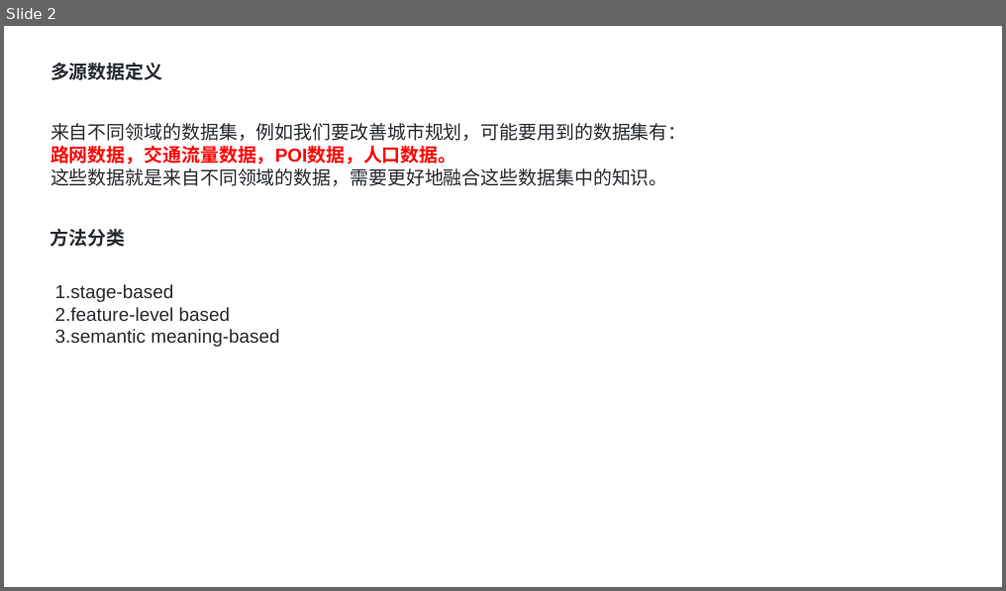
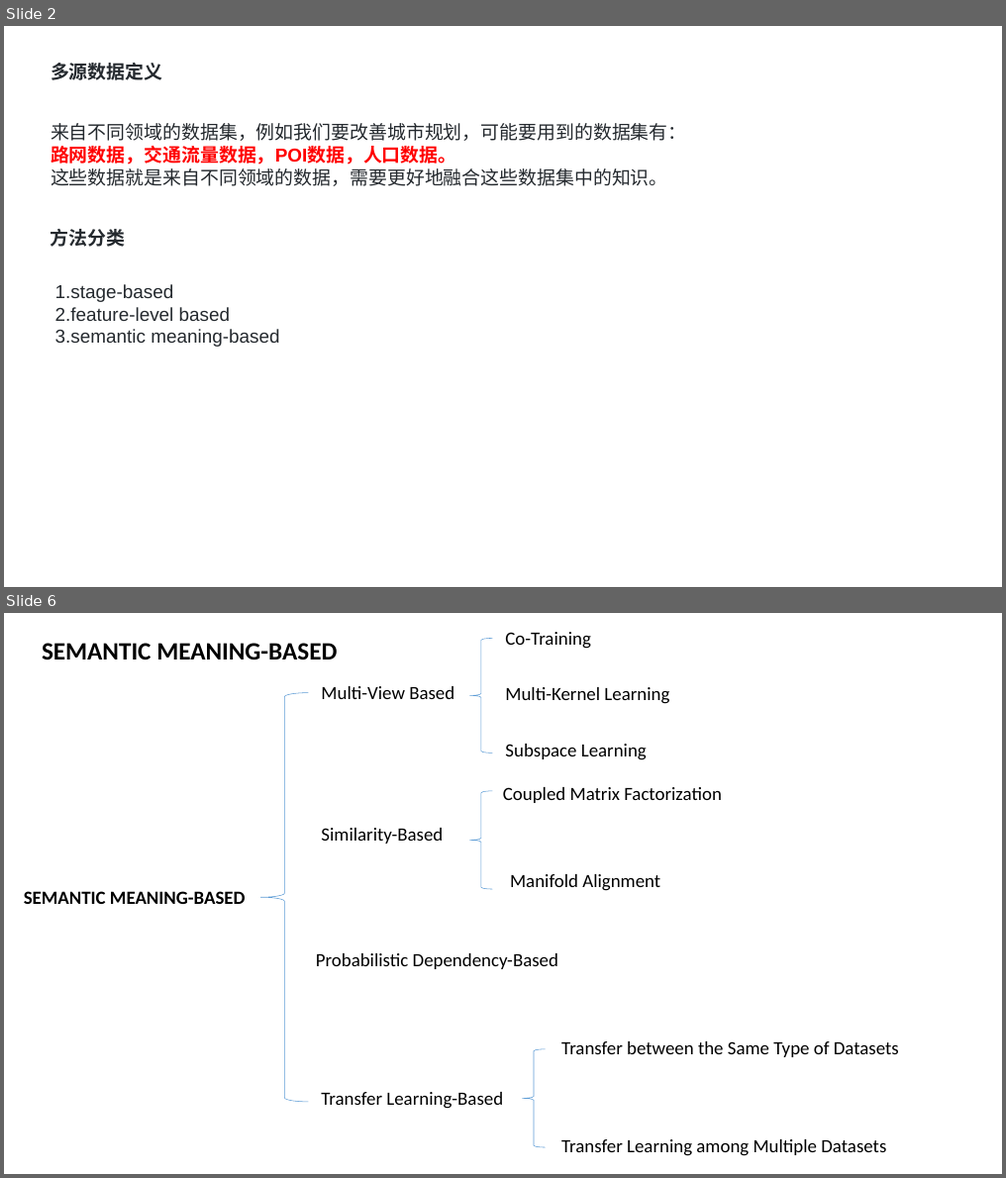
Before and after one commit to zhengsai168/zhengsai-awesome, a slide deck: paper-note/Urban-Computing/多源数据融合-综述.pptx. Shown one above the other, each under a label of ours: slide 2 before the commit, slides 2 and 6 after it; the slides between them are not shown. The pictures are 1006x591 and 1006x1178 pixels, drawn with LibreOffice and Linux fonts; fonts in the diff are those of the drawing. Boxes give left, top, right and bottom in pixels: in the first picture for what was removed or moved away, otherwise in the second. Text is boxed around its words. In the diff, an @@ line names an element or a change of style, - is before the commit and + after.

```diff
--- a/paper-note/Urban-Computing/多源数据融合-综述.pptx
+++ b/paper-note/Urban-Computing/多源数据融合-综述.pptx
@@ slide 6 added at (4, 613, 1002, 1174), background #FFFFFF @@
@@ left brace added at (469, 639, 492, 753), outline #5B9BD5 0.5 pt @@
@@ text added at (505, 632, 590, 649), 18 pt, text #000000 @@
+Co-Training
@@ text added at (42, 643, 337, 660), 24 pt, text #000000, bold @@
+SEMANTIC MEANING-BASED
@@ left brace added at (260, 693, 309, 1103), outline #5B9BD5 0.5 pt @@
@@ text added at (321, 686, 454, 699), 18 pt, text #000000 @@
+Multi-View Based
@@ text added at (505, 687, 669, 704), 18 pt, text #000000 @@
+Multi-Kernel Learning
@@ text added at (505, 744, 647, 761), 18 pt, text #000000 @@
+Subspace Learning
@@ text added at (503, 787, 722, 803), 18 pt, text #000000 @@
+Coupled Matrix Factorization
@@ left brace added at (469, 791, 492, 889), outline #5B9BD5 0.5 pt @@
@@ text added at (321, 828, 443, 844), 18 pt, text #000000 @@
+Similarity-Based
@@ text added at (510, 874, 660, 891), 18 pt, text #000000 @@
+Manifold Alignment
@@ text added at (24, 891, 246, 904), 18 pt, text #000000, bold @@
+SEMANTIC MEANING-BASED
@@ text added at (316, 954, 558, 969), 18 pt, text #000000 @@
+Probabilistic Dependency-Based
@@ left brace added at (522, 1050, 545, 1148), outline #5B9BD5 0.5 pt @@
@@ text added at (561, 1042, 899, 1058), 18 pt, text #000000 @@
+Transfer between the Same Type of Datasets
@@ text added at (321, 1092, 503, 1109), 18 pt, text #000000 @@
+Transfer Learning-Based
@@ text added at (561, 1140, 886, 1157), 18 pt, text #000000 @@
+Transfer Learning among Multiple Datasets
```
Also in this commit, not shown: 1 slide changed, 10 other slides added, 11 slides removed, 1 other file.
